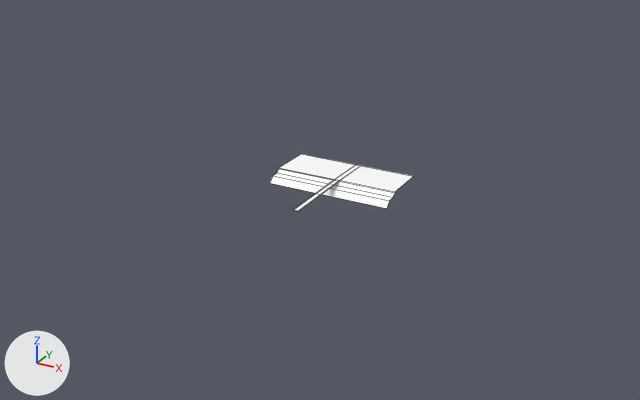
An edit to the Blender file src/Models/BankTerrain/bank.blend, drawn before and after from the same camera.
Both versions are drawn from a camera (50 mm lens) standing at (46.9, -86.0, 41.8) and looking at (3.5, -7.0, 2.3). The axes (+X, +Y, +Z) are drawn at lower left. The lights are the same throughout. Mesh edges are drawn as thin lines.
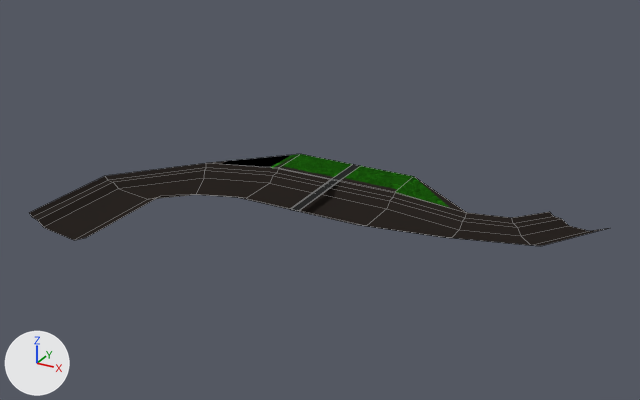
Changed parts and their boxes (x1, y1, x2, y2) in the pictures (640 x 400 px):
'Plane', surface changed, reshaped (303% wider, 60% taller)
    before: (270, 154, 413, 211)
    after: (29, 154, 608, 246)
part 1 of me_plane_002, built on
    before: (279, 154, 366, 211)
    after: (29, 154, 608, 246)

What the commit changed:
Picture 'Grass.001' (img_grass_001) is new.
In material 'Material' (mat_material), base_color is no longer (1.0, 1.0, 1.0), white #ffffff.
Material 'Material' (mat_material) is now built by principled_material('Material') instead of diffuse_material('Material').
In material 'Material' (mat_material), texture is now set to img_grass_001.
In material 'Material' (mat_material), specular_ior_level is now set to 0.0.
me_plane_002 is used by ob_plane; location (-0.46, 2.8, 0.71); scale (0.311, 0.311, 0.311).
me_plane_002 had 28 vertices, 18 faces and spanned x -22.9..28.4, y -33.0..17.0, z -4.0..0.0.
me_plane_002 now has 74 vertices, 59 faces and spans x -78.9..106.4, y -86.2..17.0, z -4.0..0.0.
Part 1, on me_plane_002:
6 vertices in x 2.5..2.7, y -33.0..-1.0, z -0.7..0.0 move by (-1.3, 0.0, 0.0).
2 vertices move from x 2.8..2.9, y 16.8, z -0.1..0.0 to x 1.4..1.5, y 16.8, z -0.1..0.0.
41 vertices are added at x -78.9..106.4, y -86.2..10.0, z -4.0..-0.3.
5 new vertices lie (0.0, 40.2, 0.0) away from vertices in x -78.9..-47.6, y -86.2..-81.3, z -3.9..-0.3.
41 new faces join them.
